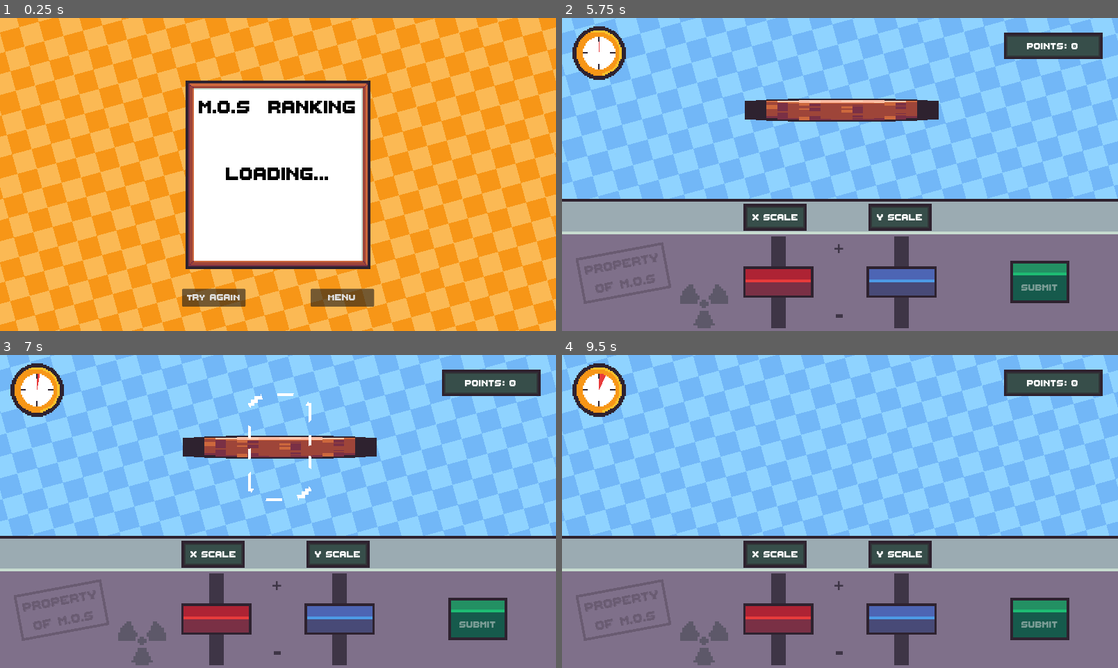
Above: before the commit, frames 1-4 (two rows, left to right).
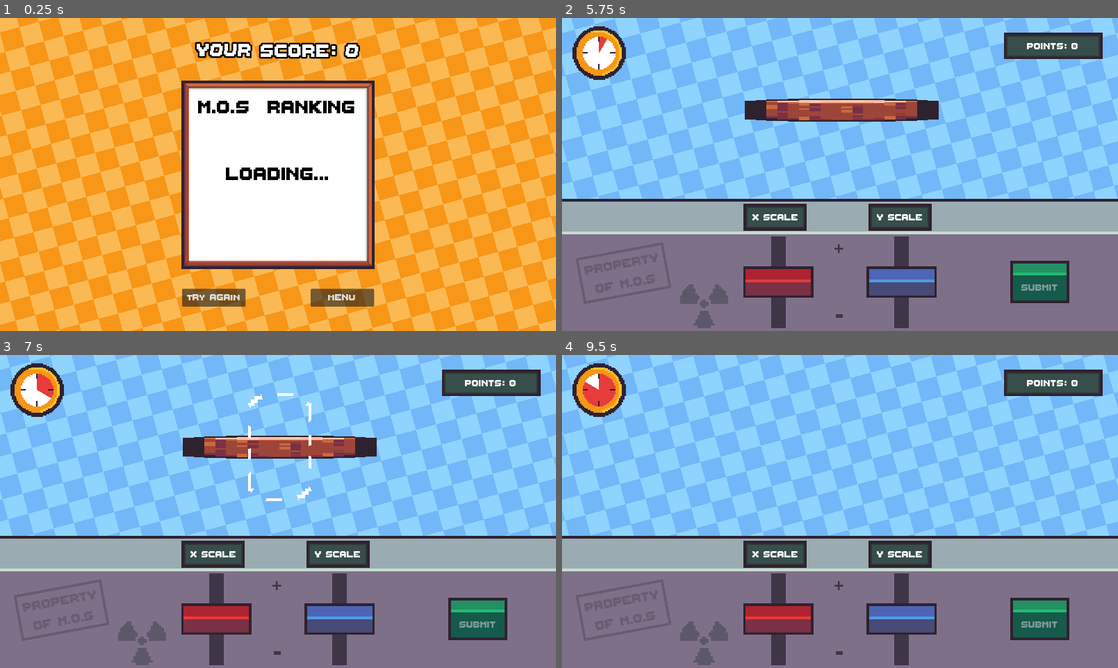
Above: after the commit, the same moments.

Repository: FixelDev/built-to-scale
Game: Godot game, scene res://scenes/game_over/game_over.tscn
Two runs of this game, one before a commit and one after it. Both use one fixed random seed, a clock stepped at 60 frames per second and the inputs below. This scene is started directly instead of the project's main scene. Sound files missing from this copy of the repository are replaced by a short silence.
Inputs (mouse positions are in pixels of both pictures, inside the frame that each line leads up to):
- Up to frame 1 (0.25 s): no input
- Up to frame 2 (5.75 s): click "Try Again" at 0.5 s; click "Try Again" at 1.25 s; click (895, 143) at 2.02 s; type "Alex" at 2.1 s; click "Accept" at 2.75 s; move the mouse to (962, 158) at 3.52 s; click "BEGIn" at 4.25 s; move the mouse to (728, 190) at 5.02 s
- Up to frame 3 (7 s): move the mouse to (333, 442) at 5.77 s; move the mouse to (250, 574) at 6.52 s
- Up to frame 4 (9.5 s): click "SUBMIT" at 7.25 s; move the mouse to (1006, 558) at 8.02 s; move the mouse to (673, 464) at 8.77 s

The runs differ from the first frame. In frame 1, 4.3% of the frame differs, in the area x 32-68%, y 7-81%; in frame 2, less than 0.1%; in frame 3, 0.1%; in frame 4, 0.4%.
Error in both runs: Attempt to call function 'get_as_text' in base 'null instance' on a null instance. (res://globals/globals.gd:22)

Commit message:
Updated leaderboard

Diff:
--- a/globals/globals.gd
+++ b/globals/globals.gd
@@ -25,4 +25,7 @@
 		"api_key": self.api_key,
 		"game_id": "builttoscale",
 		"log_level": 1
- 	})
+	})
+
+
+	#SilentWolf.Scores.wipe_leaderboard()
--- a/project.godot
+++ b/project.godot
@@ -11,7 +11,7 @@
 [application]
 
 config/name="Built to Scale"
-run/main_scene="res://scenes/game/game.tscn"
+run/main_scene="res://scenes/menu/menu.tscn"
 config/features=PackedStringArray("4.3", "Mobile")
 config/icon="res://icon.svg"
 
--- a/scenes/game/game.tscn
+++ b/scenes/game/game.tscn
@@ -986,7 +986,7 @@
 
 [node name="GameTimer" type="Timer" parent="Timers"]
 unique_name_in_owner = true
-wait_time = 60.0
+wait_time = 5.0
 one_shot = true
 
 [connection signal="pressed" from="UI/Table/TableBot/SubmitButton" to="UI/Table/TableBot/SubmitButton" method="_on_pressed"]
--- a/scenes/game/player_console/scale_slider/scale_slider.gd
+++ b/scenes/game/player_console/scale_slider/scale_slider.gd
@@ -6,6 +6,7 @@
 @onready var scale_slider_clicked_audio = %ScaleSliderClickedAudio
 @onready var scale_slider_dragging_audio = %ScaleSliderDraggingAudio
 @onready var scale_slider_released_audio = %ScaleSliderReleasedAudio
+@onready var game_timer: Timer = %GameTimer
 
 signal slider_used(scaling_factor: Vector2)
 
@@ -14,7 +15,7 @@
 
 func _ready() -> void:
 	slider_used.connect(%PlayerConsoleManager._on_scale_slider_used)
-
+	game_timer.timeout.connect(_on_drag_ended.bind(0))
 
 func _process(_delta) -> void:
 	if not is_dragging:
@@ -29,6 +30,7 @@
 	scale_slider_clicked_audio.play()
 	scale_slider_dragging_audio.play()
 
+
 func _on_drag_ended(value_changed) -> void:
 	is_dragging = false
 	slider_used.emit(Vector2.ZERO)
@@ -37,9 +39,14 @@
 	scale_slider_dragging_audio.stop()
 	scale_slider_released_audio.play()
 
+
 func _on_mouse_entered():
 	pass
 
 
 func _on_mouse_exited():
 	pass
+
+
+func _on_game_timer_timeout():
+	_on_drag_ended(0)
--- a/scenes/game_over/game_over.gd
+++ b/scenes/game_over/game_over.gd
@@ -1,4 +1,10 @@
 extends Node2D
+
+@onready var player_score_label = %PlayerScoreLabel
+
+
+func _ready() -> void:
+	player_score_label.text = "Your score: " + str(Globals.points)
 
 
 func _on_try_again_button_pressed():
--- a/scenes/game_over/game_over.tscn
+++ b/scenes/game_over/game_over.tscn
@@ -8,6 +8,7 @@
 [ext_resource type="Texture2D" uid="uid://byt15jorpjfh4" path="res://scenes/game_over/leaderboard/leaderboard_panel.png" id="3_8b2cb"]
 [ext_resource type="FontFile" uid="uid://bomgmu63wr4da" path="res://fonts/ThaleahFat.ttf" id="6_cutsj"]
 [ext_resource type="AudioStream" uid="uid://cbrq5n6cv8nol" path="res://scenes/game_over/sounds/loading_results.mp3" id="7_djy2y"]
+[ext_resource type="Script" path="res://utilities/rotation_tween.gd" id="9_gwb57"]
 
 [sub_resource type="StyleBoxTexture" id="StyleBoxTexture_vcgty"]
 texture = ExtResource("2_218k6")
@@ -35,6 +36,7 @@
 [node name="UI" type="CanvasLayer" parent="."]
 
 [node name="Leaderboard" type="PanelContainer" parent="UI"]
+custom_minimum_size = Vector2(444.365, 0)
 anchors_preset = 8
 anchor_left = 0.5
 anchor_top = 0.5
@@ -79,7 +81,26 @@
 
 [node name="PlayerScoreItemContainer" type="VBoxContainer" parent="UI/Leaderboard/MarginContainer/VBoxContainer/ScrollContainer"]
 unique_name_in_owner = true
+visible = false
 layout_mode = 2
+size_flags_horizontal = 3
+
+[node name="PlayerScoreItem" parent="UI/Leaderboard/MarginContainer/VBoxContainer/ScrollContainer/PlayerScoreItemContainer" instance=ExtResource("2_1bjiq")]
+layout_mode = 2
+script = null
+
+[node name="PlaceLabel" parent="UI/Leaderboard/MarginContainer/VBoxContainer/ScrollContainer/PlayerScoreItemContainer/PlayerScoreItem/MarginContainer/HBoxContainer" index="0"]
+text = "No."
+
+[node name="PlayerNameLabel" parent="UI/Leaderboard/MarginContainer/VBoxContainer/ScrollContainer/PlayerScoreItemContainer/PlayerScoreItem/MarginContainer/HBoxContainer" index="2"]
+text = "Name"
+
+[node name="PlayerScoreLabel" parent="UI/Leaderboard/MarginContainer/VBoxContainer/ScrollContainer/PlayerScoreItemContainer/PlayerScoreItem/MarginContainer/HBoxContainer" index="4"]
+text = "Score"
+
+[node name="HSeparator2" type="HSeparator" parent="UI/Leaderboard/MarginContainer/VBoxContainer/ScrollContainer/PlayerScoreItemContainer"]
+layout_mode = 2
+theme_override_styles/separator = SubResource("StyleBoxLine_2xxs4")
 
 [node name="LoadingResultsAudio" type="AudioStreamPlayer2D" parent="UI/Leaderboard"]
 unique_name_in_owner = true
@@ -128,5 +149,25 @@
 theme_override_font_sizes/font_size = 64
 text = "LOADING..."
 
+[node name="PlayerScoreLabel" type="Label" parent="UI"]
+unique_name_in_owner = true
+anchors_preset = 5
+anchor_left = 0.5
+anchor_right = 0.5
+offset_left = -250.0
+offset_top = 46.0
+offset_right = 250.0
+offset_bottom = 106.0
+grow_horizontal = 2
+pivot_offset = Vector2(250, 30)
+theme_override_constants/outline_size = 15
+theme_override_font_sizes/font_size = 64
+text = "Your score: 121321"
+horizontal_alignment = 1
+vertical_alignment = 1
+script = ExtResource("9_gwb57")
+
 [connection signal="pressed" from="UI/HBoxContainer/TryAgainButton" to="." method="_on_try_again_button_pressed"]
 [connection signal="pressed" from="UI/HBoxContainer/MenuButton" to="." method="_on_menu_button_pressed"]
+
+[editable path="UI/Leaderboard/MarginContainer/VBoxContainer/ScrollContainer/PlayerScoreItemContainer/PlayerScoreItem"]
--- a/scenes/game_over/leaderboard/leaderboard.gd
+++ b/scenes/game_over/leaderboard/leaderboard.gd
@@ -9,10 +9,9 @@
 
 func _ready() -> void:
 	loading_results_audio.play()
-	await get_tree().create_timer(1.7).timeout
+	await get_tree().create_timer(0.5).timeout
 
-	loading_label.visible = false
-	var results: Dictionary = await SilentWolf.Scores.get_scores().sw_get_scores_complete
+	var results: Dictionary = await SilentWolf.Scores.get_scores(0).sw_get_scores_complete
 
 	var place: int = 1
 	for score in results.scores:
@@ -21,3 +20,8 @@
 		player_score_item_container.add_child(player_score_item)
 
 		place += 1
+
+	await get_tree().create_timer(0.7).timeout
+
+	loading_label.visible = false
+	player_score_item_container.visible = true
--- a/scenes/game_over/leaderboard/player_score_item/player_score_item.gd
+++ b/scenes/game_over/leaderboard/player_score_item/player_score_item.gd
@@ -5,3 +5,6 @@
 	%PlaceLabel.text = "#" + str(place)
 	%PlayerNameLabel.text = player_name
 	%PlayerScoreLabel.text = str(score)
+
+	if player_name == Globals.player_name:
+		%PlayerNameLabel.modulate = "#b33831"
--- a/scenes/game_over/leaderboard/player_score_item/player_score_item.tscn
+++ b/scenes/game_over/leaderboard/player_score_item/player_score_item.tscn
@@ -8,6 +8,7 @@
 [sub_resource type="StyleBoxEmpty" id="StyleBoxEmpty_r2o88"]
 
 [node name="PlayerScoreItem" type="PanelContainer"]
+size_flags_horizontal = 3
 theme_override_styles/panel = SubResource("StyleBoxFlat_oysrn")
 script = ExtResource("1_6dqau")
 
--- a/scenes/menu/menu.tscn
+++ b/scenes/menu/menu.tscn
@@ -7,6 +7,8 @@
 [ext_resource type="Shader" path="res://entities/game_object/outline.gdshader" id="5_bqm7a"]
 [ext_resource type="Script" path="res://scenes/menu/scaling_game_object_menu.gd" id="5_esr6j"]
 [ext_resource type="Texture2D" uid="uid://dsav2kswee6jo" path="res://scenes/game/player_console/scale_slider/submit_button_disabled.png" id="7_h0p1d"]
+[ext_resource type="AudioStream" uid="uid://bjqxnrfty5xan" path="res://scenes/game/sounds/submit_button_clicked.mp3" id="8_42oc7"]
+[ext_resource type="Script" path="res://scenes/menu/submit_button_menu.gd" id="8_pna0w"]
 [ext_resource type="Texture2D" uid="uid://cnrwsjmph841i" path="res://scenes/game/player_console/scale_slider/submit_button_hover.png" id="8_prix4"]
 [ext_resource type="Texture2D" uid="uid://cmgks0ftftqb0" path="res://scenes/game/player_console/scale_slider/submit_button_pressed.png" id="9_q8r4f"]
 [ext_resource type="Texture2D" uid="uid://cknt0hobn6j3h" path="res://scenes/game/player_console/scale_slider/submit_button.png" id="10_x0fhj"]
@@ -157,6 +159,11 @@
 theme_override_styles/pressed = SubResource("StyleBoxTexture_glp4r")
 theme_override_styles/normal = SubResource("StyleBoxTexture_005v7")
 text = "PLAY"
+script = ExtResource("8_pna0w")
+
+[node name="SubmitButtonClickedAudio" type="AudioStreamPlayer2D" parent="UI/Table/TableBot/HBoxContainer/SubmitButton"]
+unique_name_in_owner = true
+stream = ExtResource("8_42oc7")
 
 [node name="TableTop" type="Panel" parent="UI/Table"]
 layout_mode = 1
@@ -298,3 +305,4 @@
 
 [connection signal="pressed" from="UI/VBoxContainer/StartButton" to="." method="_on_start_button_pressed"]
 [connection signal="pressed" from="UI/Table/TableBot/HBoxContainer/SubmitButton" to="." method="_on_submit_button_pressed"]
+[connection signal="pressed" from="UI/Table/TableBot/HBoxContainer/SubmitButton" to="UI/Table/TableBot/HBoxContainer/SubmitButton" method="_on_pressed"]
--- /dev/null
+++ b/scenes/menu/submit_button_menu.gd
@@ -0,0 +1,7 @@
+extends Button
+
+@onready var submit_button_clicked_audio = %SubmitButtonClickedAudio
+
+
+func _on_pressed():
+	submit_button_clicked_audio.play()
--- /dev/null
+++ b/utilities/rotation_tween.gd
@@ -0,0 +1,24 @@
+extends Label
+
+
+var start_rotation: float
+var rotation_offset: float = 0.1
+var is_tween_in_progress: bool = false
+
+
+func _ready() -> void:
+	start_rotation = rotation
+
+
+func _process(delta) -> void:
+	if is_tween_in_progress:
+		return
+
+	is_tween_in_progress = true
+
+	var tween: Tween = get_tree().create_tween()
+	tween.tween_property(self, "rotation", start_rotation + rotation_offset, 1).set_trans(Tween.TRANS_CUBIC)
+	tween.tween_property(self, "rotation", start_rotation - rotation_offset, 1).set_trans(Tween.TRANS_CUBIC)
+
+	await tween.finished
+	is_tween_in_progress = false
Not shown, changed: export_presets.cfg
Not shown: 1 places in scenes/game_over/game_over.tscn that only renumber resources
Not shown: 1 places in scenes/menu/menu.tscn that only renumber resources
Not shown, changed: .gitignore
